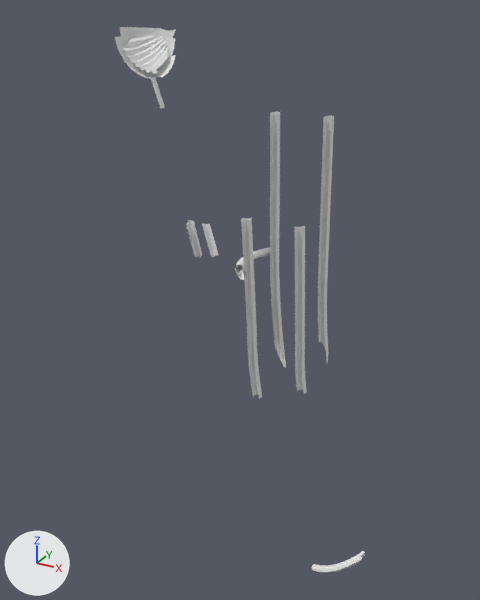
What one commit did to the OBJ model DarkChaos-Dev/gameitems/Primitive.LM_L_LLWiz_Parts.obj.
Both versions are drawn from a 50 mm lens placed at (446.0, -459.0, 525.0), pointed at (232.0, -70.0, 331.0). Arrows for +X, +Y and +Z are at lower left; the lights stay in place. Where no turn or scale is listed for an object, it has been applied to the vertices. Vertices at the same position are counted once.

The first picture shows 'LM_L_LLWiz_Parts'.
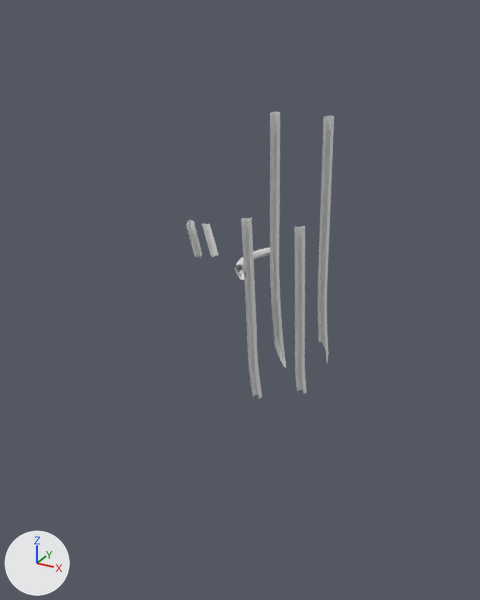
The change, as a list of edits to the scene's bpy script:
```text
Change me_lm_l_llwiz_parts:
    where me_lm_l_llwiz_parts.from_pydata(...)  # 623 vertices, 954 faces; spans x 164.0..342.0, y -107.0..-26.0, z 117.0..514.0
    used by ob_lm_l_llwiz_parts; location = (0.0, 0.0, 0.0)
    me_lm_l_llwiz_parts part 1: the loose piece of 91 vertices spanning x 169.0..192.0, y -107.0..-84.0, z 488.0..510.0 is deleted
    me_lm_l_llwiz_parts part 2: the loose piece of 82 vertices spanning x 304.0..342.0, y -88.0..-68.0, z 117.0..143.0 is deleted
    me_lm_l_llwiz_parts part 3: the loose piece of 80 vertices spanning x 164.0..196.0, y -107.0..-79.0, z 468.0..514.0 is deleted
```

Changed parts and their boxes [x1, y1, x2, y2] in the pictures (480 x 600 px):
'LM_L_LLWiz_Parts', reshaped (41% narrower, 47% shorter)
    before: [115, 27, 365, 573]
    after: [186, 111, 334, 399]
part 1 of me_lm_l_llwiz_parts, deleted
    before: [122, 35, 168, 74]
part 2 of me_lm_l_llwiz_parts, deleted
    before: [311, 551, 365, 573]
part 3 of me_lm_l_llwiz_parts, deleted
    before: [115, 27, 176, 108]
